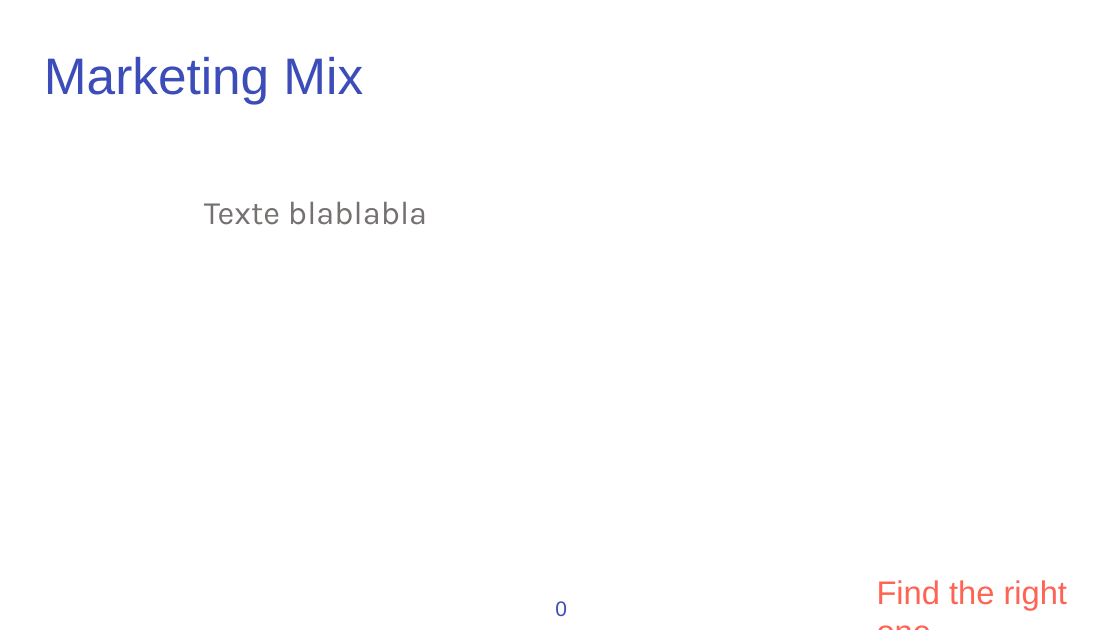
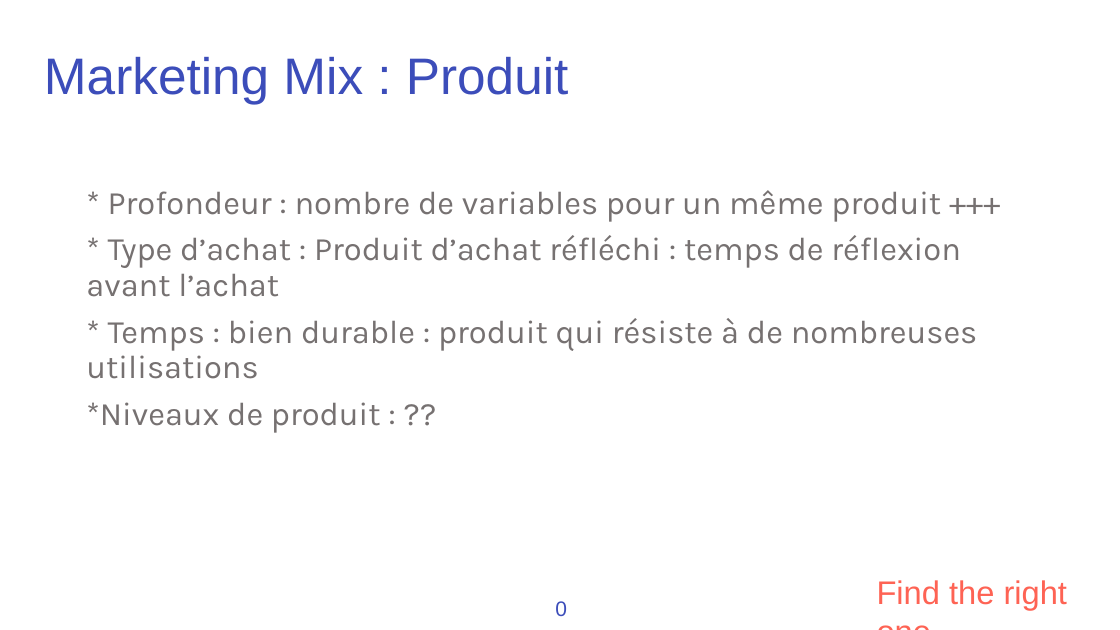
Before and after one commit to solown/ServeurWEB_PROJET, a slide deck: slide 7 of presentation/fr81.pptx. Drawn at 1120x630 pixels with LibreOffice and Linux fonts; fonts in the diff are those of the drawing; background and template pictures are left out. Boxes give left, top, right and bottom in pixels: in the first picture for what was removed or moved away, otherwise in the second. Text is boxed around its words. In the diff, an @@ line names an element or a change of style, - is before the commit and + after.

Commit message:
add begin of marketing mix

```diff
--- a/presentation/fr81.pptx
+++ b/presentation/fr81.pptx
@@ text at [44, 57, 568, 104]: text changed @@
-Marketing Mix
+Marketing Mix : Produit
@@ text at [86, 190, 978, 433]: text changed @@
-Texte blablabla
+* Profondeur : nombre de variables pour un même produit +++
+* Type d’achat : Produit d’achat réfléchi : temps de réflexion avant l’achat
+* Temps : bien durable : produit qui résiste à de nombreuses utilisations
+*Niveaux de produit : ??
```
Also in this commit, not shown: 5 other slides changed, 3 slides added.
